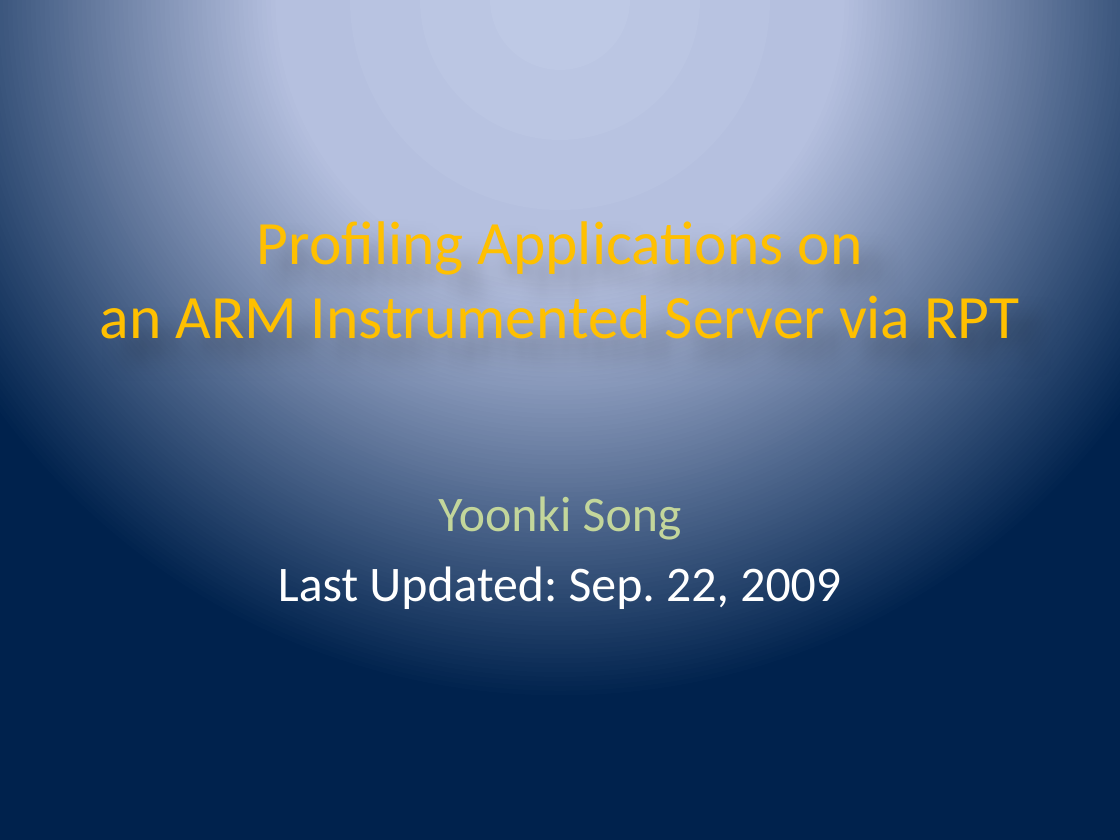
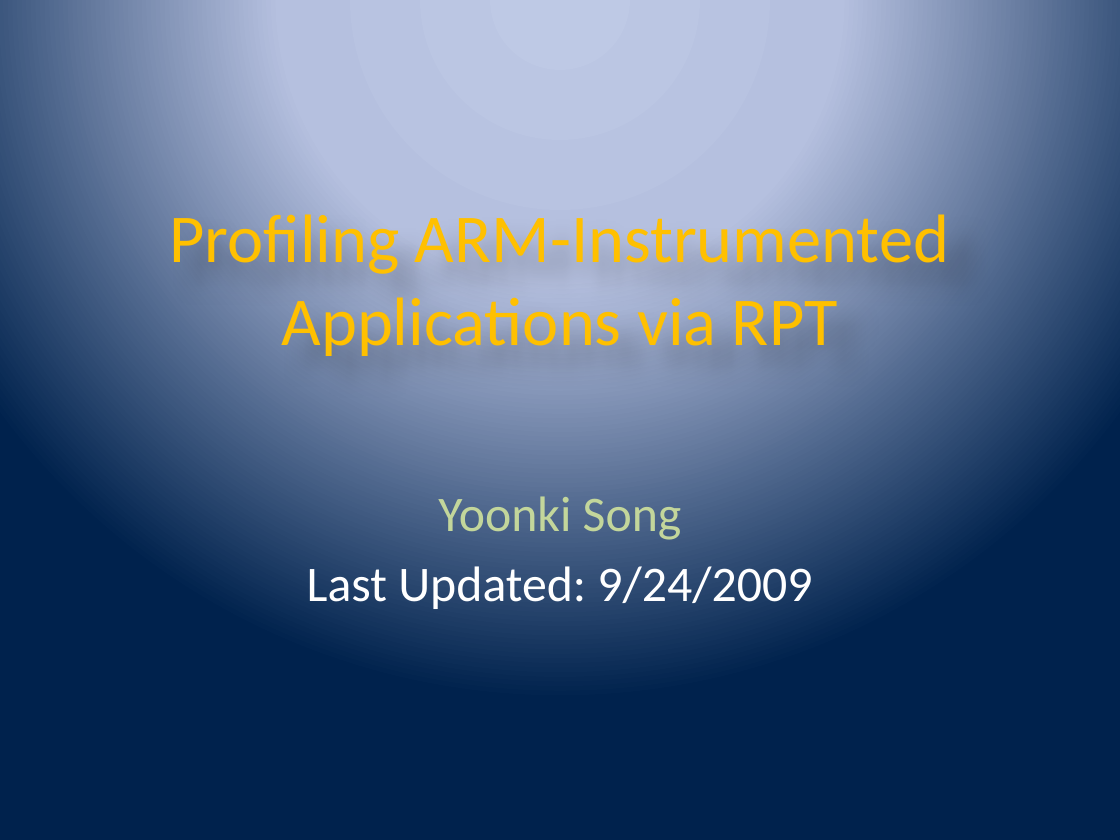
Before and after one commit to wsgan001/asegrp, a slide deck: slide 1 of papers/DRCPA/docs/PerfTest - Profiling via RPT.pptx. Drawn at 1120x840 pixels with LibreOffice and Linux fonts; fonts in the diff are those of the drawing. Boxes give left, top, right and bottom in pixels: in the first picture for what was removed or moved away, otherwise in the second. Text is boxed around its words. In the diff, an @@ line names an element or a change of style, - is before the commit and + after.

```diff
--- a/papers/DRCPA/docs/PerfTest - Profiling via RPT.pptx
+++ b/papers/DRCPA/docs/PerfTest - Profiling via RPT.pptx
@@ title at <box>170,206,949,361</box>: text changed; size 39.6 to 44 pt @@
-Profiling Applications on
-an ARM Instrumented Server via RPT
+Profiling ARM-Instrumented Applications via RPT
@@ subtitle at <box>307,566,812,609</box>: text changed @@
-Last Updated: Sep. 22, 2009
+Last Updated: 9/24/2009
```
Also in this commit, not shown: 3 other files.
